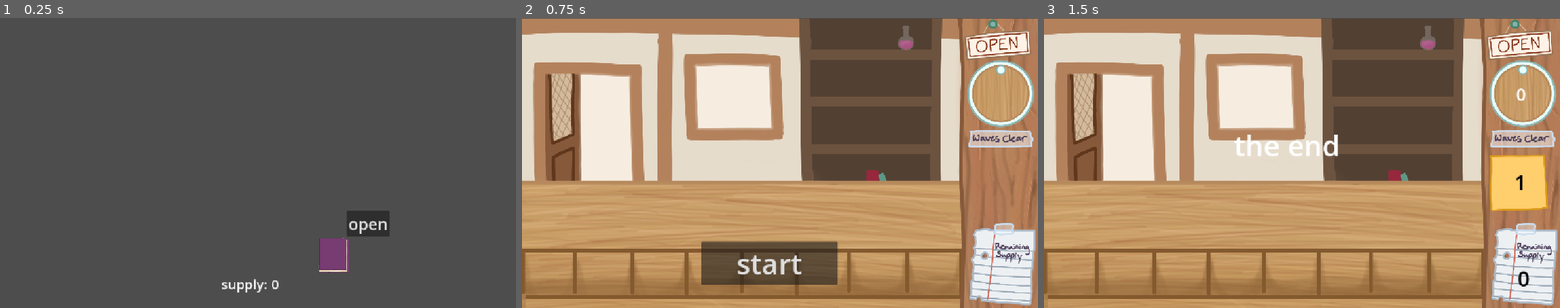
Above: before the commit, frames 1-3 (left to right).
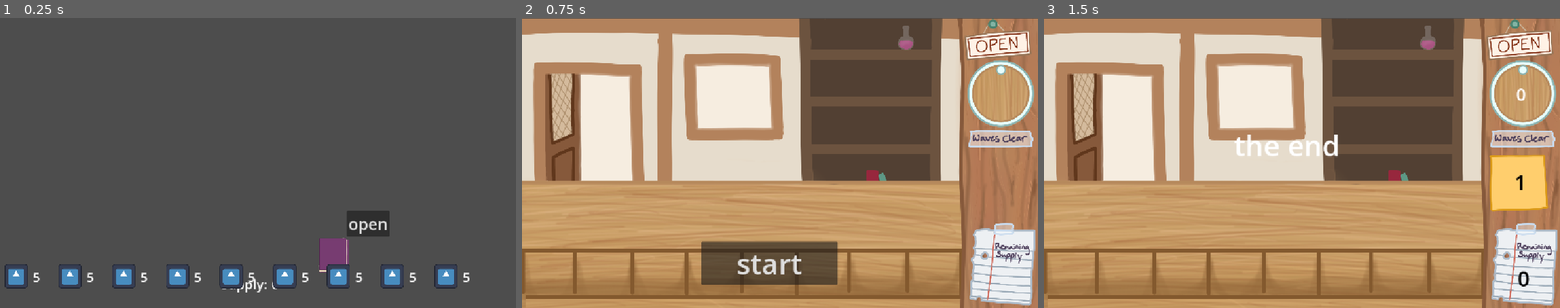
Above: after the commit, the same moments.

Repository: clairewsu/game
Game: Godot game, scene res://scripts/bigmain.tscn
Two runs of this game, one before a commit and one after it. Both use one fixed random seed, a clock stepped at 60 frames per second and the inputs below. The engine's default icon, where the game draws it, is replaced by a stand-in: a white triangle on a blue panel in a dark square.
Inputs:
- Up to frame 1 (0.25 s): no input
- Up to frame 2 (0.75 s): click "open" at 0.5 s
- Up to frame 3 (1.5 s): click "start" at 1.25 s

The runs differ from the first frame. In frame 1, 2.5% of the frame differs, in the area x 0-91%, y 84-94%; in frame 2, nothing differs; in frame 3, nothing differs.

Commit message:
fixed the ingredient bugs and added new bottle tex

Diff:
--- a/resources/basicblue.tres
+++ b/resources/basicblue.tres
@@ -12,11 +12,11 @@
 color = 2
 basevalue = 100
 ingredient = {
-"bone": 2,
+"bone": 0,
 "clay": 0,
 "crystal": 0,
 "feather": 0,
-"fish": 0,
+"fish": 2,
 "flower": 0,
 "leaf": 0,
 "mushroom": 0,
--- a/resources/goldglittering.tres
+++ b/resources/goldglittering.tres
@@ -1,9 +1,9 @@
 [gd_resource type="Resource" format=3 uid="uid://ckbxrcn4mp0pc"]
 
 [ext_resource type="Texture2D" uid="uid://dd108b5fq4mjk" path="res://art/liquids/goldglittering_liquid.PNG" id="1_dyupn"]
-[ext_resource type="Texture2D" uid="uid://c5hsnlr60x28u" path="res://art/basicbottle_mask.PNG" id="2_2ao5v"]
+[ext_resource type="Texture2D" uid="uid://bfga1ovhalslf" path="res://art/wineglass_mask.PNG" id="2_dyupn"]
 [ext_resource type="Script" uid="uid://dklwhvampga0l" path="res://scripts/object_scripts/goldglittering.gd" id="3_hgbvf"]
-[ext_resource type="Texture2D" uid="uid://nleu8mcamp" path="res://art/basicgold_bottle.PNG" id="4_rq7c3"]
+[ext_resource type="Texture2D" uid="uid://bmm0x5hmfprjw" path="res://art/wineglass_bottle.PNG" id="4_2ao5v"]
 
 [resource]
 script = ExtResource("3_hgbvf")
@@ -21,7 +21,8 @@
 "mushroom": 0,
 "rock": 2
 }
-texture = ExtResource("4_rq7c3")
+texture = ExtResource("4_2ao5v")
 liquidtexture = ExtResource("1_dyupn")
-masktexture = ExtResource("2_2ao5v")
-collision = PackedVector2Array(-218, 275, -114, 347, 63, 352, 190, 258, 187, 109, 73, 0, 66, -389, -112, -397, -117, -1, -232, 118)
+masktexture = ExtResource("2_dyupn")
+fill = 0.3
+collision = PackedVector2Array(-86, 287, -140, 343, 66, 347, 0, 297, 23, 19, 131, -60, 183, -369, -245, -371, -195, -74, -71, 33)
--- /dev/null
+++ b/scenes/ingedientinv_label.tscn
@@ -0,0 +1,31 @@
+[gd_scene format=3 uid="uid://btyjdevs28bfm"]
+
+[ext_resource type="Texture2D" uid="uid://cevdi280x7o6d" path="res://icon.svg" id="1_64nhy"]
+
+[node name="Control" type="Control" unique_id=1773714910]
+layout_mode = 3
+anchors_preset = 15
+anchor_right = 1.0
+anchor_bottom = 1.0
+offset_left = 16.0
+offset_top = 582.0
+offset_right = -1040.0
+offset_bottom = -4.0
+grow_horizontal = 2
+grow_vertical = 2
+
+[node name="TextureRect" type="TextureRect" parent="." unique_id=2105850159]
+layout_mode = 0
+offset_right = 52.0
+offset_bottom = 54.0
+texture = ExtResource("1_64nhy")
+expand_mode = 1
+
+[node name="Label" type="Label" parent="." unique_id=774720871]
+layout_mode = 0
+offset_left = 63.0
+offset_top = 7.0
+offset_right = 103.0
+offset_bottom = 49.0
+theme_override_font_sizes/font_size = 30
+text = "1"
--- a/scenes/mainui.tscn
+++ b/scenes/mainui.tscn
@@ -1,10 +1,12 @@
 [gd_scene format=3 uid="uid://btiubotorunc6"]
 
 [ext_resource type="Script" uid="uid://c320fbsytd8dg" path="res://scripts/mainui.gd" id="1_hdcb6"]
+[ext_resource type="PackedScene" uid="uid://btyjdevs28bfm" path="res://scenes/ingedientinv_label.tscn" id="2_k2m04"]
 [ext_resource type="Texture2D" uid="uid://dcstsr0glp3nq" path="res://art/recipebook_closed.PNG" id="2_payeh"]
 
 [node name="mainui" type="CanvasLayer" unique_id=2083767084]
 script = ExtResource("1_hdcb6")
+label_scene = ExtResource("2_k2m04")
 
 [node name="open" type="Button" parent="." unique_id=1275572053]
 offset_left = 774.0
@@ -39,8 +41,4 @@
 texture = ExtResource("2_payeh")
 expand_mode = 1
 
-[node name="ingredientinv" type="RichTextLabel" parent="." unique_id=956683782]
-offset_right = 40.0
-offset_bottom = 40.0
-
 [connection signal="pressed" from="recipebookbutton" to="." method="_on_recipebook_pressed"]
--- a/scenes/object.tscn
+++ b/scenes/object.tscn
@@ -2,7 +2,7 @@
 
 [ext_resource type="Script" uid="uid://bsdr3vnm1fjpq" path="res://scripts/object.gd" id="1_cbfvs"]
 [ext_resource type="PackedScene" uid="uid://c4qd2m8au6654" path="res://scenes/particle.tscn" id="2_46pka"]
-[ext_resource type="Texture2D" uid="uid://nleu8mcamp" path="res://art/basicgold_bottle.PNG" id="2_a0y2b"]
+[ext_resource type="Texture2D" uid="uid://bmm0x5hmfprjw" path="res://art/wineglass_bottle.PNG" id="3_46pka"]
 [ext_resource type="Texture2D" uid="uid://3n1cw0xc3pwe" path="res://art/liquids/basicgold_liquid.PNG" id="3_a0y2b"]
 [ext_resource type="Shader" uid="uid://43uyde5kop04" path="res://object.gdshader" id="3_a03g0"]
 [ext_resource type="Texture2D" uid="uid://c5hsnlr60x28u" path="res://art/basicbottle_mask.PNG" id="4_46pka"]
@@ -25,10 +25,10 @@
 
 [node name="bottle" type="Sprite2D" parent="." unique_id=1978269397]
 position = Vector2(6.0000114, -4.5)
-texture = ExtResource("2_a0y2b")
+texture = ExtResource("3_46pka")
 
 [node name="CollisionPolygon2D" type="CollisionPolygon2D" parent="." unique_id=935366066]
-polygon = PackedVector2Array(-218, 275, -114, 347, 63, 352, 190, 258, 187, 109, 73, 0, 66, -389, -112, -397, -117, -1, -232, 118)
+polygon = PackedVector2Array(-86, 287, -140, 343, 66, 347, 0, 297, 23, 19, 131, -60, 183, -369, -245, -371, -195, -74, -71, 33)
 
 [node name="liquid" type="Sprite2D" parent="." unique_id=1813720894]
 z_index = -1
--- a/scripts/bigmain.gd
+++ b/scripts/bigmain.gd
@@ -57,8 +57,9 @@
 func addtodeck(object,name,amount):
 	for i in range(amount):
 		DeckManager.addtodeck(name)
-		for key in Global.ingredient.keys():
+		for key in Global.ingredients.keys():
 			Global.ingredients[key]-=object.data.ingredient[key]
+	$ui.show_inv()
 
 func get_free_slot():
 	for i in range(slot_occupied.size()):
@@ -77,10 +78,13 @@
 
 func tempadd(tempobj):
 	tempingredients.clear()
+	var maxamt=[]
 	for recipe in get_tree().get_nodes_in_group("recipes"):
-		for ingredient in recipe.object.data.ingredient.keys():
-			var amt=recipe.amount*recipe.object.data.ingredient[ingredient]
-			tempingredients[ingredient]=amt
+		if recipe!=tempobj:
+			for ingredient in recipe.object.data.ingredient.keys():
+				var amt=recipe.amount*recipe.object.data.ingredient[ingredient]
+				tempingredients[ingredient]=tempingredients.get(ingredient,0)+amt
 	for i in tempobj.object.data.ingredient.keys():
 		if tempobj.object.data.ingredient[i]>0:
-			tempobj.maxamt=int(floor((Global.ingredients[i]-tempingredients[i])/tempobj.object.data.ingredient[i]))
+			maxamt.append(int(floor((Global.ingredients[i]-tempingredients[i])/tempobj.object.data.ingredient[i])))
+			tempobj.maxamt=maxamt.min()
--- a/scripts/carddata.gd
+++ b/scripts/carddata.gd
@@ -10,6 +10,7 @@
 @export var texture:Texture2D
 @export var liquidtexture:Texture2D
 @export var masktexture:Texture2D
+@export var fill=0.6
 @export var collision:PackedVector2Array
 
 func on_sold(main):
--- a/scripts/mainui.gd
+++ b/scripts/mainui.gd
@@ -1,9 +1,9 @@
 extends CanvasLayer
-
+@export var label_scene:PackedScene
 
 # Called when the node enters the scene tree for the first time.
 func _ready() -> void:
-	pass
+	show_inv()
 
 
 # Called every frame. 'delta' is the elapsed time since the previous frame.
@@ -14,3 +14,15 @@
 func _on_recipebook_pressed() -> void:
 	$recipebookbutton.hide()
 	get_parent().show_menu()
+
+func show_inv():
+	for thing in get_tree().get_nodes_in_group("labels"):
+		thing.queue_free()
+	var x=0
+	for i in Global.ingredients.keys():
+		var label=label_scene.instantiate()
+		label.add_to_group("labels")
+		label.get_node("Label").text=str(Global.ingredients[i])
+		add_child(label)
+		label.position=Vector2(10+120*x,550)
+		x=x+1
--- a/scripts/object.gd
+++ b/scripts/object.gd
@@ -39,6 +39,7 @@
 	$bottle.texture=data.texture
 	$liquid.texture=data.liquidtexture
 	$liquid.material.set_shader_parameter("mask_tex",data.masktexture)
+	$liquid.material.set_shader_parameter("fill_level",data.fill)
 	$CollisionPolygon2D.polygon = data.collision
 	$objdesc.hide()
 	color_id=data.color
Binary file changed: art/liquids/goldglittering_liquid.PNG
Binary file added: art/wineglass_bottle.PNG
Not shown, added: art/wineglass_bottle.PNG.import
Binary file added: art/wineglass_mask.PNG
Not shown, added: art/wineglass_mask.PNG.import
